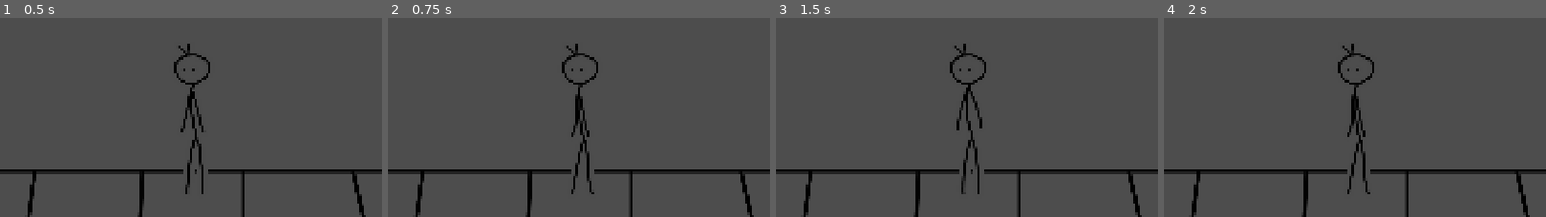
Above: before the commit, frames 1-4 (left to right).
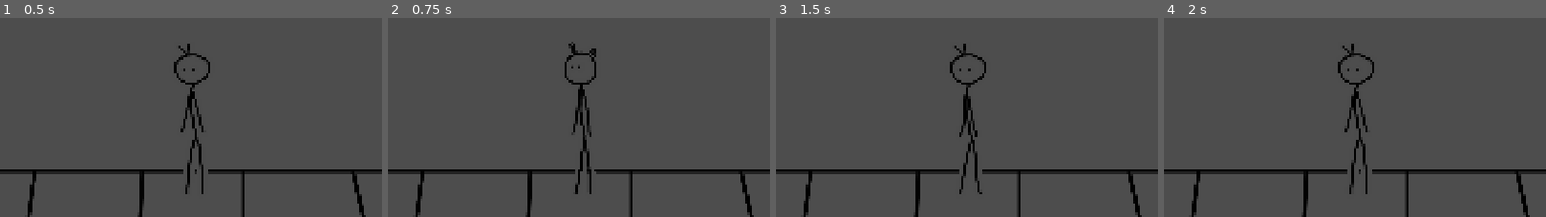
Above: after the commit, the same moments.

Repository: reppy31/test-1
Game: Godot game, scene res://test_1_node.tscn
Same seed, same stepped clock (60 frames per second), same inputs: the game is played once before the commit and once after it.
Inputs (mouse positions are % of the whole screen's width and height, from its top left):
- Up to frame 1 (0.5 s): no input
- Up to frame 2 (0.75 s): move the mouse to (72, 48) at 0.52 s; click (72, 48) at 0.67 s
- Up to frame 3 (1.5 s): move the mouse to (30, 59) at 1.27 s; click (30, 59) at 1.42 s
- Up to frame 4 (2 s): no input
The pictures show only the part of the screen within x 46-96%, y 39-89%; the shares and areas given below are measured in that part.

Frame 1 is identical in both runs. In frame 2, 1.4% of the frame differs, in the area x 45-55%, y 11-89%; in frame 3, 0.9%; in frame 4, 0.9%.

Commit message:
added click reaction
new react animation frame plays when you click the character

Diff:
--- /dev/null
+++ b/animated_sprite_2d.gd
@@ -0,0 +1,19 @@
+extends AnimatedSprite2D
+
+func _ready():
+	animation_finished.connect(_on_animation_finished)
+
+func _unhandled_input(event):
+	if event is InputEventMouseButton and event.pressed and event.button_index == MOUSE_BUTTON_LEFT:
+		if _is_clicked():
+			play("react")
+
+func _is_clicked() -> bool:
+	var local := to_local(get_global_mouse_position())
+	var size := sprite_frames.get_frame_texture(animation, frame).get_size()
+	var rect := Rect2(-size / 2 if centered else Vector2.ZERO, size)
+	return rect.has_point(local)
+
+func _on_animation_finished():
+	if animation == "react":
+		play("idle")
--- a/test_1_node.tscn
+++ b/test_1_node.tscn
@@ -5,6 +5,8 @@
 [ext_resource type="Shader" uid="uid://e6cpi2xhj1vd" path="res://test_1_node.gdshader" id="2_555dq"]
 [ext_resource type="Texture2D" uid="uid://deac12e5fwitp" path="res://assets/idle2.png" id="2_gfv16"]
 [ext_resource type="Texture2D" uid="uid://dwjkwnoeckkig" path="res://assets/idle3.png" id="3_trvhx"]
+[ext_resource type="Texture2D" uid="uid://b8uflu2nlx8nh" path="res://assets/react.png" id="6_uf85e"]
+[ext_resource type="Script" uid="uid://4gonna0yl41j" path="res://animated_sprite_2d.gd" id="7_mu5y7"]
 
 [sub_resource type="ShaderMaterial" id="ShaderMaterial_4wr1s"]
 shader = ExtResource("2_555dq")
@@ -30,10 +32,13 @@
 "name": &"idle",
 "speed": 3.0
 }, {
-"frames": [],
-"loop": 1,
-"name": &"new_animation",
-"speed": 5.0
+"frames": [{
+"duration": 1.0,
+"texture": ExtResource("6_uf85e")
+}],
+"loop": 0,
+"name": &"react",
+"speed": 10.0
 }]
 
 [node name="test 1 node" type="Node2D" unique_id=1992488849]
@@ -48,6 +53,7 @@
 material = SubResource("ShaderMaterial_4wr1s")
 position = Vector2(1360, 647)
 sprite_frames = SubResource("SpriteFrames_72uko")
-animation = &"idle"
+animation = &"react"
 autoplay = "idle"
-frame_progress = 0.01636993
+frame_progress = 1.0
+script = ExtResource("7_mu5y7")
Not shown, added: animated_sprite_2d.gd.uid
Binary file added: assets/react.png
Not shown, added: assets/react.png.import
Not shown, added: assets/react.png257701258.tmp
